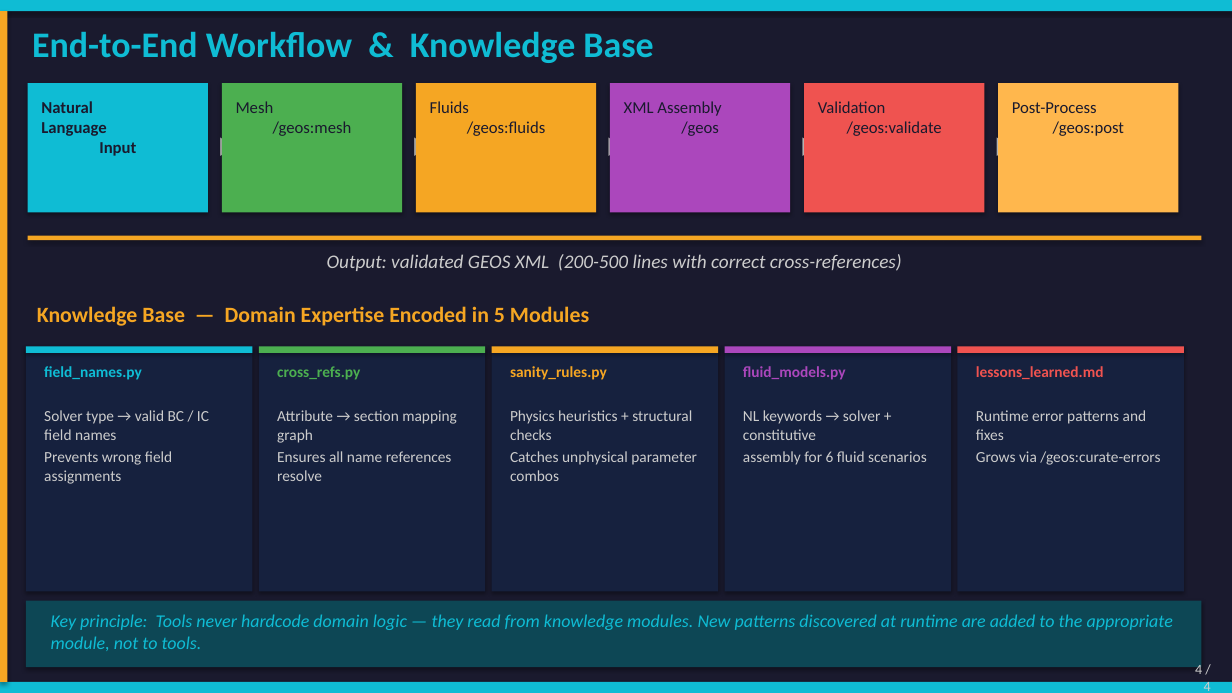
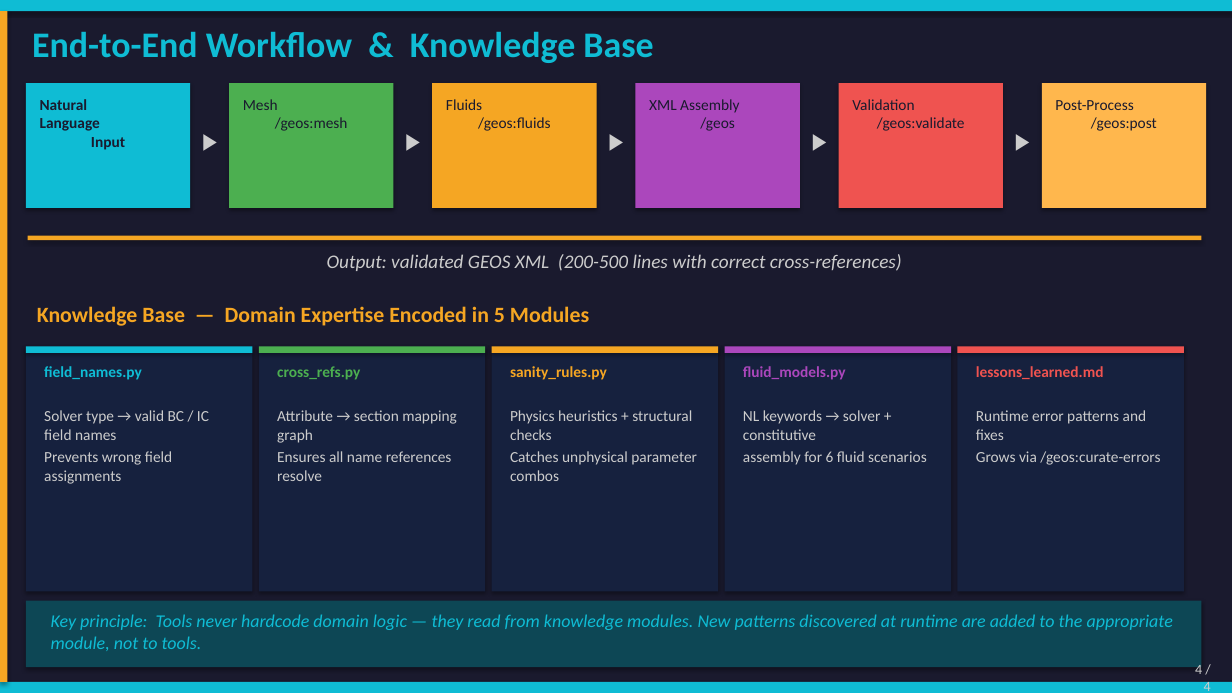
Before and after one commit to adricortes/agents4geos, a slide deck: slide 4 of agents4geos_slides.pptx. Drawn at 1232x693 pixels with LibreOffice and Linux fonts; fonts in the diff are those of the drawing. Boxes give left, top, right and bottom in pixels: in the first picture for what was removed or moved away, otherwise in the second. Text is boxed around its words. In the diff, an @@ line names an element or a change of style, - is before the commit and + after.

```diff
--- a/agents4geos_slides.pptx
+++ b/agents4geos_slides.pptx
@@ rectangle: place and size @@
-rectangle at (28, 83, 208, 213)
+rectangle at (26, 83, 190, 208)
@@ rectangle: place and size @@
-rectangle at (222, 83, 402, 213)
+rectangle at (229, 83, 394, 208)
@@ rectangle: place and size @@
-rectangle at (416, 83, 596, 213)
+rectangle at (433, 83, 597, 208)
@@ rectangle: place and size @@
-rectangle at (610, 83, 790, 213)
+rectangle at (636, 83, 800, 208)
@@ rectangle: place and size @@
-rectangle at (804, 83, 984, 213)
+rectangle at (838, 83, 1003, 208)
@@ rectangle: place and size @@
-rectangle at (998, 83, 1178, 213)
+rectangle at (1042, 83, 1206, 208)
@@ text "Mesh /geos:mesh": place and size @@
-text "Mesh /geos:mesh" at (236, 101, 352, 136)
+text "Mesh /geos:mesh" at (243, 99, 348, 131)
@@ text "Fluids /geos:fluids": place and size @@
-text "Fluids /geos:fluids" at (430, 101, 545, 136)
+text "Fluids /geos:fluids" at (446, 99, 551, 131)
@@ text "XML Assembly /geos": place and size @@
-text "XML Assembly /geos" at (624, 101, 721, 136)
+text "XML Assembly /geos" at (649, 99, 739, 131)
@@ text "Validation /geos:validate": place and size @@
-text "Validation /geos:validate" at (818, 101, 942, 136)
+text "Validation /geos:validate" at (852, 99, 965, 131)
@@ size 13 to 12 pt in 6 elements at (243, 99, 348, 131), (446, 99, 551, 131), (40, 99, 125, 150), (649, 99, 739, 131), (852, 99, 965, 131), (1055, 100, 1157, 131) @@
@@ text "Post-Process /geos:post": place and size @@
-text "Post-Process /geos:post" at (1012, 102, 1124, 136)
+text "Post-Process /geos:post" at (1055, 100, 1157, 131)
@@ text "▶": place and size @@
-text "▶" at (210, 125, 239, 171)
+text "▶" at (191, 122, 228, 168)
@@ text "▶": place and size @@
-text "▶" at (404, 125, 433, 171)
+text "▶" at (395, 122, 432, 168)
@@ text "▶": place and size @@
-text "▶" at (792, 125, 822, 171)
+text "▶" at (800, 122, 837, 168)
@@ size 20 to 18 pt in 5 elements at (597, 122, 634, 168), (395, 122, 432, 168), (800, 122, 837, 168), (191, 122, 228, 168), (1004, 122, 1041, 168) @@
@@ text "▶": place and size @@
-text "▶" at (986, 125, 1016, 171)
+text "▶" at (1004, 122, 1041, 168)
```
Also in this commit, not shown: 1 other file.
